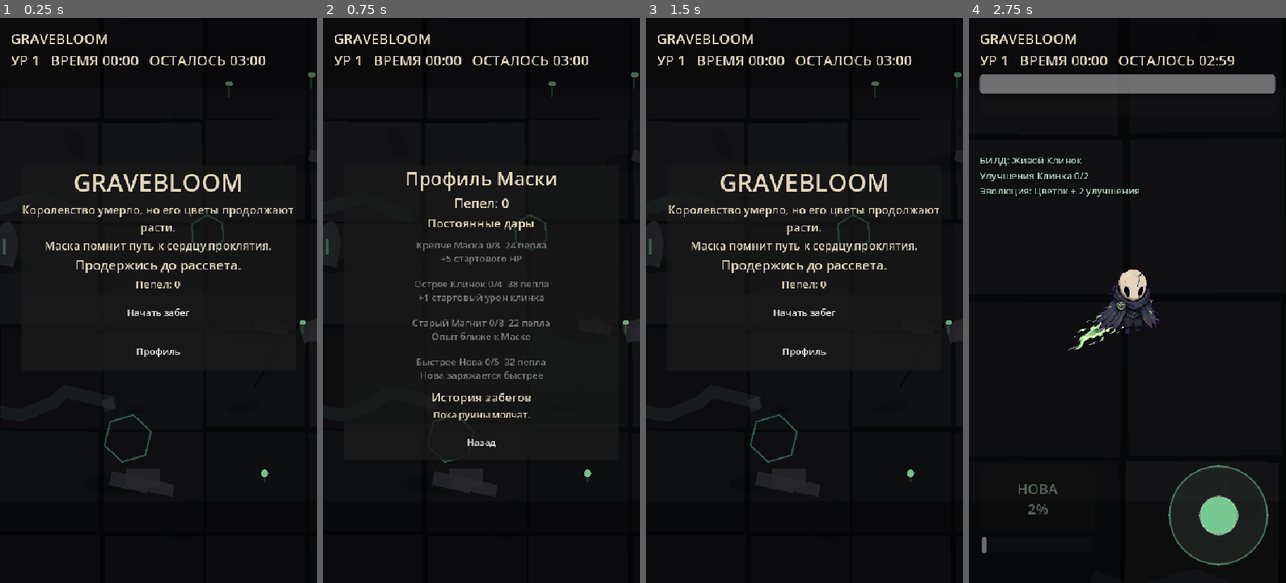
Above: before the commit, frames 1-4 (left to right).
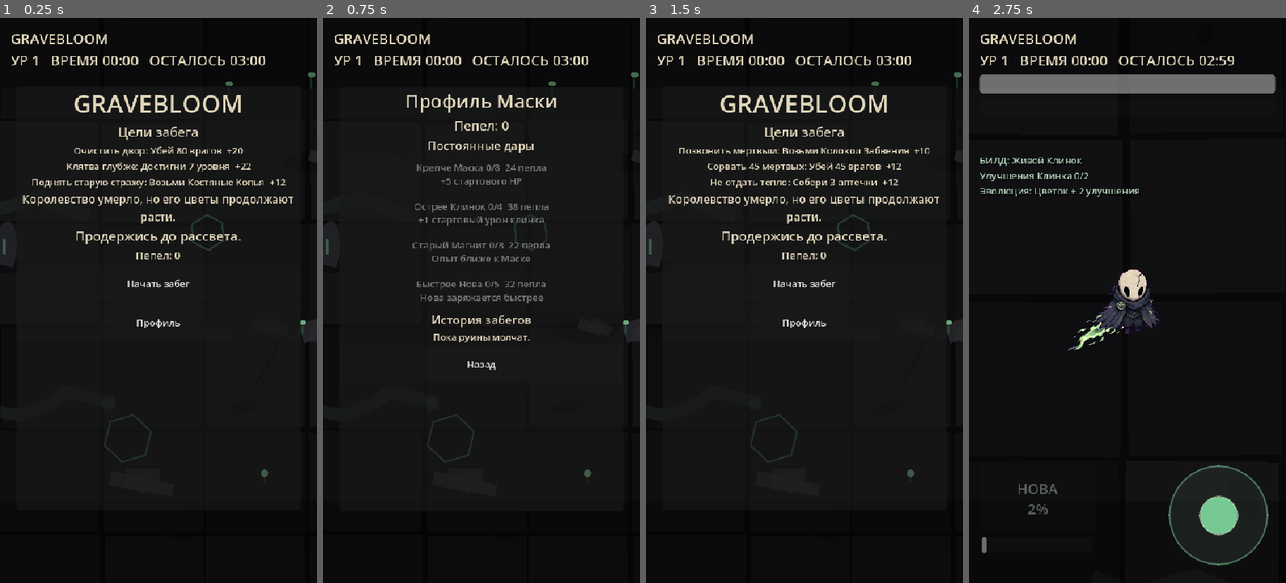
Above: after the commit, the same moments.

Repository: kotlinhustle/gravebloom
Game: Godot game, scene res://scenes/main.tscn
The game is run twice, just before and just after one commit, with the same random seed, the same clock (stepped at 60 frames per second) and the same inputs.
Inputs:
- Up to frame 1 (0.25 s): no input
- Up to frame 2 (0.75 s): click "Профиль" at 0.5 s
- Up to frame 3 (1.5 s): click "Назад" at 1.25 s
- Up to frame 4 (2.75 s): click "Начать забег" at 2 s

The runs differ from the first frame. In frame 1, 5.9% of the frame differs, in the area x 7-95%, y 13-82%; in frame 2, 4.7%; in frame 3, 5.9%; in frame 4, nothing differs.

Commit message:
Add run objectives

Diff:
--- a/scripts/main.gd
+++ b/scripts/main.gd
@@ -84,6 +84,20 @@
 	"Корни отступили. Ненадолго.",
 	"Клинок уснул, насытившись мертвыми.",
 ]
+const RUN_GOAL_COUNT := 3
+const RUN_GOALS := [
+	{"id": "kill_45", "title": "Сорвать 45 мертвых", "description": "Убей 45 врагов", "reward": 12, "type": "kills", "target": 45},
+	{"id": "kill_80", "title": "Очистить двор", "description": "Убей 80 врагов", "reward": 20, "type": "kills", "target": 80},
+	{"id": "level_5", "title": "Маска крепнет", "description": "Достигни 5 уровня", "reward": 14, "type": "level", "target": 5},
+	{"id": "level_7", "title": "Клятва глубже", "description": "Достигни 7 уровня", "reward": 22, "type": "level", "target": 7},
+	{"id": "meet_king", "title": "Увидеть пустой трон", "description": "Доживи до Короля-Могилы", "reward": 18, "type": "boss_spawned", "target": 1},
+	{"id": "kill_king", "title": "Сломать корону", "description": "Убей Короля-Могилу", "reward": 45, "type": "boss_killed", "target": 1},
+	{"id": "blood_blade", "title": "Разбудить кровь", "description": "Собери Кровавый Клинок", "reward": 24, "type": "blood_blade", "target": 1},
+	{"id": "bone_spears", "title": "Поднять старую стражу", "description": "Возьми Костяные Копья", "reward": 12, "type": "bone_spears", "target": 1},
+	{"id": "bell", "title": "Позвонить мертвым", "description": "Возьми Колокол Забвения", "reward": 10, "type": "bell", "target": 1},
+	{"id": "nova_3", "title": "Трижды раскрыть цветок", "description": "Нова сработает 3 раза", "reward": 18, "type": "nova_casts", "target": 3},
+	{"id": "health_3", "title": "Не отдать тепло", "description": "Собери 3 аптечки", "reward": 12, "type": "health_packs", "target": 3},
+]
 
 var player: Player
 var living_blade: Node2D
@@ -107,12 +121,15 @@
 var last_run_result := ""
 var last_run_lore := ""
 var last_run_ash := 0
+var last_run_goal_ash := 0
 var run_reward_recorded := false
 var profile_ash := 0
 var profile_upgrades: Dictionary = {}
 var run_history: Array = []
 var relic_pick_counts: Dictionary = {}
 var relic_pick_order: Array[String] = []
+var active_run_goals: Array = []
+var completed_goal_ids: Dictionary = {}
 var shadow_spirit_unlocked := false
 var shadow_spirit_timer := 3.0
 var shadow_spirit_cooldown := 5.5
@@ -148,6 +165,9 @@
 var vampirism_heal_amount := 5.0
 var vampirism_kills_required := 9
 var kill_count := 0
+var nova_cast_count := 0
+var health_pack_count := 0
+var grave_king_killed := false
 var nova_damage_active := false
 var nova_vampirism_healed := 0.0
 var nova_charge_stage := 0
@@ -237,6 +257,7 @@
 	_check_enemy_contact(delta)
 	_keep_player_inside_arena()
 	_update_oblivion_bell(delta)
+	_update_run_goals()
 	_update_hud()
 
 func _build_arena() -> void:
@@ -638,6 +659,7 @@
 
 func _show_start_screen() -> void:
 	_clear_world_entities()
+	_prepare_run_goals()
 	game_state = "start"
 	get_tree().paused = true
 	build_label.visible = false
@@ -648,17 +670,23 @@
 	joystick_base.visible = false
 	ultimate_button.visible = false
 	ultimate_bar.visible = false
+	_configure_overlay(Vector2(28, 116), Vector2(484, 720))
 	overlay_panel.visible = true
 	_clear_container(overlay_list)
 	_add_overlay_label("GRAVEBLOOM", 42)
+	_add_overlay_label("Цели забега", 22)
+	for goal in active_run_goals:
+		var goal_data: Dictionary = goal
+		_add_overlay_label("%s: %s  +%d" % [String(goal_data["title"]), String(goal_data["description"]), int(goal_data["reward"])], 16)
 	_add_overlay_label("Королевство умерло, но его цветы продолжают расти.", 19)
-	_add_overlay_label("Маска помнит путь к сердцу проклятия.", 19)
 	_add_overlay_label("Продержись до рассвета.", 22)
 	_add_overlay_label("Пепел: %d" % profile_ash, 18)
 	_add_overlay_button("Начать забег", _start_run)
 	_add_overlay_button("Профиль", _show_profile_screen)
 
 func _start_run() -> void:
+	if game_state != "start":
+		_prepare_run_goals()
 	_reset_run()
 	overlay_panel.visible = false
 	hp_bar.visible = true
@@ -681,6 +709,7 @@
 	joystick_base.visible = false
 	ultimate_button.visible = false
 	ultimate_bar.visible = false
+	_configure_overlay(Vector2(28, 118), Vector2(484, 704))
 	overlay_panel.visible = true
 	_clear_container(overlay_list)
 	_add_overlay_label("Профиль Маски", 32)
@@ -713,7 +742,9 @@
 	last_run_result = ""
 	last_run_lore = ""
 	last_run_ash = 0
+	last_run_goal_ash = 0
 	run_reward_recorded = false
+	completed_goal_ids.clear()
 	relic_pick_counts.clear()
 	relic_pick_order.clear()
 	shadow_spirit_unlocked = false
@@ -746,6 +777,9 @@
 	vampirism_heal_amount = 5.0
 	vampirism_kills_required = 9
 	kill_count = 0
+	nova_cast_count = 0
+	health_pack_count = 0
+	grave_king_killed = false
 	nova_damage_active = false
 	nova_vampirism_healed = 0.0
 	player_damage_number_cooldown = 0.0
@@ -1307,6 +1341,7 @@
 	if was_miniboss:
 		_flash_overlay_text("Король-Могила пал" if xp_value >= 20 else "Могильный Страж повержен")
 		if xp_value >= 20:
+			grave_king_killed = true
 			_hide_boss_ui()
 	_compact_enemies()
 
@@ -1348,6 +1383,7 @@
 		pack.scale = Vector2.ONE * (1.0 + sin(age * 4.0) * 0.05)
 		if player != null and pack.global_position.distance_to(player.global_position) < 34.0:
 			player.heal(HEALTH_PACK_HEAL)
+			health_pack_count += 1
 			CombatFxScript.ring(fx_layer, pack.global_position, Color(1.0, 0.26, 0.34, 0.72), 70.0, 0.26)
 			_flash_overlay_text("+%d здоровье" % int(HEALTH_PACK_HEAL))
 			pack.queue_free()
@@ -2124,14 +2160,16 @@
 	_show_result_screen(true)
 
 func _show_result_screen(victory: bool) -> void:
+	_configure_overlay(Vector2(28, 104), Vector2(484, 744))
 	overlay_panel.visible = true
 	_clear_container(overlay_list)
 	_add_overlay_label("Победа" if victory else "Забег окончен", 34)
 	_add_overlay_label(last_run_result, 20)
 	_add_overlay_label(last_run_lore, 18)
 	_add_overlay_label("Время: %s   Уровень: %d   Убийства: %d" % [_format_time(elapsed), level, kill_count], 18)
-	_add_overlay_label("Получено пепла: %d   Всего: %d" % [last_run_ash, profile_ash], 18)
+	_add_overlay_label("Получено пепла: %d   Цели: +%d   Всего: %d" % [last_run_ash, last_run_goal_ash, profile_ash], 18)
 	_add_overlay_label("Осколки: %d/%d" % [xp, xp_to_next], 16)
+	_add_overlay_label("Цели:\n%s" % _format_goal_summary(false), 15)
 	var build_summary := _format_relic_summary()
 	if not build_summary.is_empty():
 		_add_overlay_label("Реликвии: %s" % build_summary, 16)
@@ -2144,7 +2182,9 @@
 	if run_reward_recorded:
 		return
 	run_reward_recorded = true
-	last_run_ash = _calculate_ash_reward(victory)
+	_update_run_goals()
+	last_run_goal_ash = _calculate_goal_reward()
+	last_run_ash = _calculate_ash_reward(victory) + last_run_goal_ash
 	profile_ash += last_run_ash
 	var history_entry := {
 		"victory": victory,
@@ -2152,6 +2192,8 @@
 		"level": level,
 		"kills": kill_count,
 		"ash": last_run_ash,
+		"goal_ash": last_run_goal_ash,
+		"goals": _format_goal_summary(true),
 		"build": _format_relic_summary(),
 		"date": Time.get_datetime_string_from_system(false, true),
 	}
@@ -2180,6 +2222,70 @@
 			continue
 		parts.append("%s x%d" % [relic_name, count] if count > 1 else relic_name)
 	return ", ".join(parts)
+
+func _prepare_run_goals() -> void:
+	active_run_goals.clear()
+	completed_goal_ids.clear()
+	var pool: Array = RUN_GOALS.duplicate()
+	pool.shuffle()
+	for goal in pool.slice(0, RUN_GOAL_COUNT):
+		var goal_data: Dictionary = goal
+		active_run_goals.append(goal_data)
+
+func _update_run_goals() -> void:
+	for goal in active_run_goals:
+		var goal_data: Dictionary = goal
+		var goal_id := String(goal_data["id"])
+		if completed_goal_ids.has(goal_id):
+			continue
+		var progress := _run_goal_progress(goal_data)
+		if progress >= int(goal_data["target"]):
+			completed_goal_ids[goal_id] = true
+			_flash_overlay_text("Цель выполнена: %s" % String(goal_data["title"]))
+
+func _run_goal_progress(goal: Dictionary) -> int:
+	match String(goal["type"]):
+		"kills":
+			return kill_count
+		"level":
+			return level
+		"boss_spawned":
+			return 1 if dread_boss_spawned else 0
+		"boss_killed":
+			return 1 if grave_king_killed else 0
+		"blood_blade":
+			return 1 if blood_blade_evolved else 0
+		"bone_spears":
+			return 1 if bone_spears_unlocked else 0
+		"bell":
+			return 1 if oblivion_bell_unlocked else 0
+		"nova_casts":
+			return nova_cast_count
+		"health_packs":
+			return health_pack_count
+	return 0
+
+func _calculate_goal_reward() -> int:
+	var reward := 0
+	for goal in active_run_goals:
+		var goal_data: Dictionary = goal
+		if completed_goal_ids.has(String(goal_data["id"])):
+			reward += int(goal_data["reward"])
+	return reward
+
+func _format_goal_summary(completed_only: bool = false) -> String:
+	var parts: Array[String] = []
+	for goal in active_run_goals:
+		var goal_data: Dictionary = goal
+		var is_completed := completed_goal_ids.has(String(goal_data["id"]))
+		if completed_only and not is_completed:
+			continue
+		var progress: int = min(_run_goal_progress(goal_data), int(goal_data["target"]))
+		var marker := "✓" if is_completed else "·"
+		parts.append("%s %s %d/%d" % [marker, String(goal_data["title"]), progress, int(goal_data["target"])])
+	if parts.is_empty():
+		return "Нет выполненных целей"
+	return "\n".join(parts)
 
 func _pick_lore_line(lines: Array) -> String:
 	if lines.is_empty():
@@ -2267,12 +2373,13 @@
 		return ""
 	var title := "Победа" if bool(entry.get("victory", false)) else "Смерть"
 	var time_text := _format_time(float(entry.get("time", 0.0)))
-	return "%s  %s  ур.%d  убийств:%d  +%d" % [
+	return "%s  %s  ур.%d  убийств:%d  +%d  цели:+%d" % [
 		title,
 		time_text,
 		int(entry.get("level", 1)),
 		int(entry.get("kills", 0)),
 		int(entry.get("ash", 0)),
+		int(entry.get("goal_ash", 0)),
 	]
 
 func _update_hud() -> void:
@@ -2479,6 +2586,7 @@
 		return
 	ultimate_ready = false
 	ultimate_charge = 0.0
+	nova_cast_count += 1
 	nova_charge_stage = 0
 	nova_charge_fx.visible = false
 	var origin := player.global_position
@@ -2831,6 +2939,11 @@
 	button.pressed.connect(callback)
 	overlay_list.add_child(button)
 
+func _configure_overlay(position: Vector2, size: Vector2) -> void:
+	overlay_panel.position = position
+	overlay_panel.size = size
+	overlay_panel.custom_minimum_size = size
+
 func _flash_overlay_text(text: String) -> void:
 	var label := _make_label(text, 26)
 	label.global_position = Vector2(34, 168)
Not shown, changed: AGENTS.md
